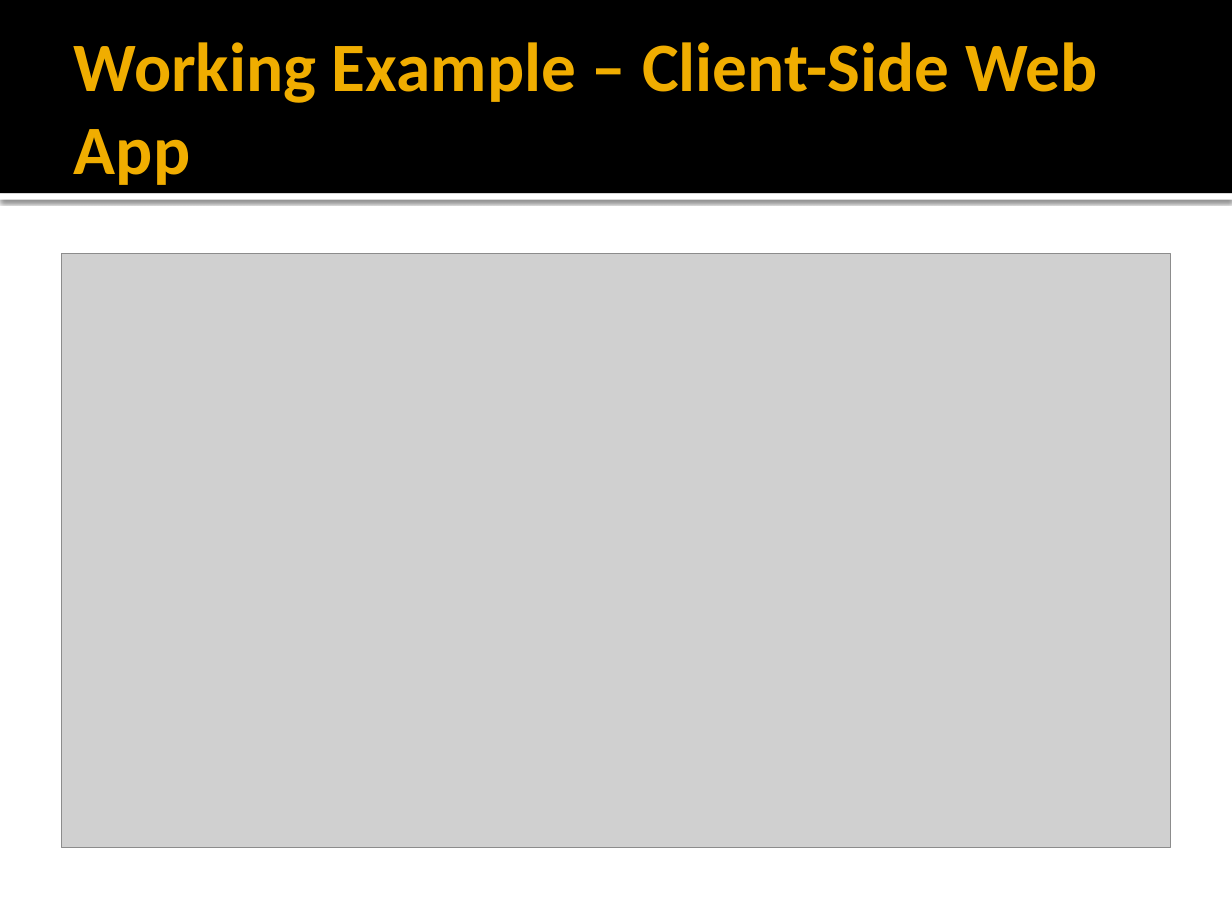
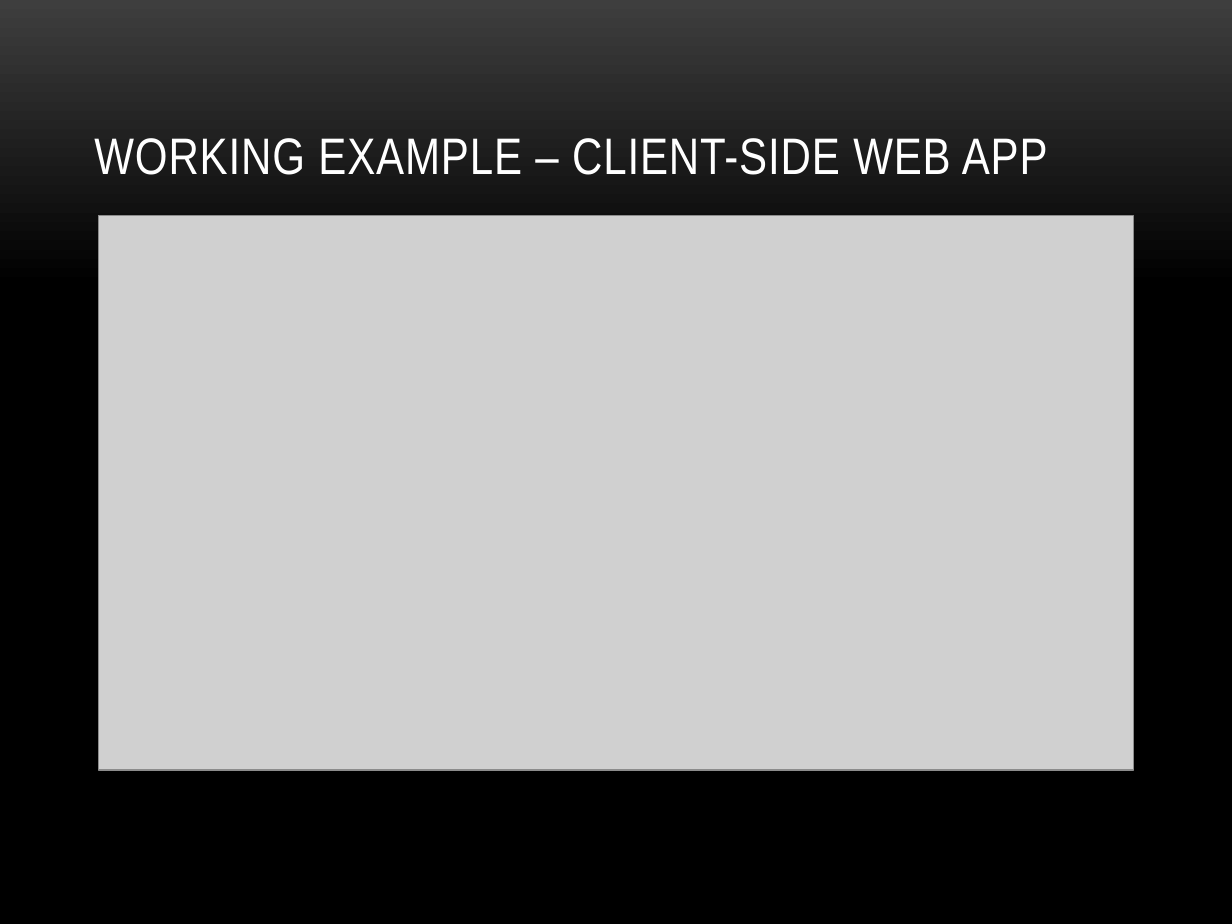
Before and after one commit to anibalvelarde/SSOExample, a slide deck: slide 16 of SSOPresentation/IAM_SSO.pptx (slide 17 before the commit). Drawn at 1232x924 pixels with LibreOffice and Linux fonts; fonts in the diff are those of the drawing; grey boxes stand for pictures; background and template pictures are left out. Boxes give left, top, right and bottom in pixels: in the first picture for what was removed or moved away, otherwise in the second. Text is boxed around its words. In the diff, an @@ line names an element or a change of style, - is before the commit and + after.

```diff
--- a/SSOPresentation/IAM_SSO.pptx
+++ b/SSOPresentation/IAM_SSO.pptx
@@ background #FFFFFF to picture (left out) @@
@@ rectangle removed at (x1=0, y1=0, x2=1232, y2=193) @@
@@ title "WORKING EXAMPLE – CLIENT-SIDE WEB ..." at (x1=94, y1=138, x2=1048, y2=175): vertical alignment middle to bottom @@
@@ title at (x1=94, y1=138, x2=1048, y2=175): text changed; size 40.5 to 30 pt; font Calibri to Arial Narrow; text colour #F0AD00 to #FFFFFF; bold off @@
-Working Example – Client-Side Web App
+WORKING EXAMPLE – CLIENT-SIDE WEB APP
@@ rectangle removed at (x1=0, y1=193, x2=1232, y2=200) @@
@@ picture resized from (x1=62, y1=254, x2=1170, y2=848) to (x1=99, y1=216, x2=1133, y2=770) @@
```
Also in this commit, not shown: 15 other slides changed, 7 slides added, 4 slides removed.
